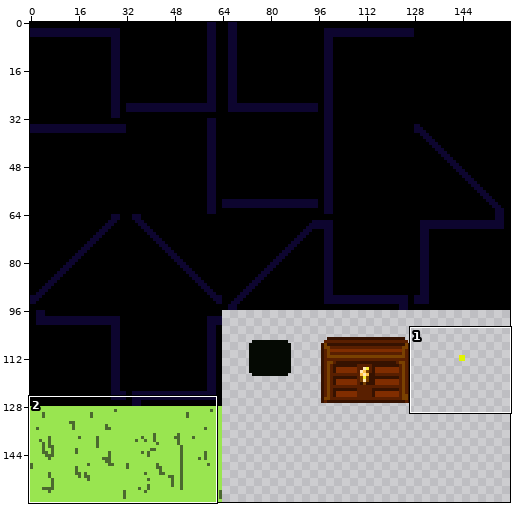
Sprite sheet: files/testcity_tileset.png. Above, an overview of the earlier version with the close-up marked.
Close-up. First the earlier version:
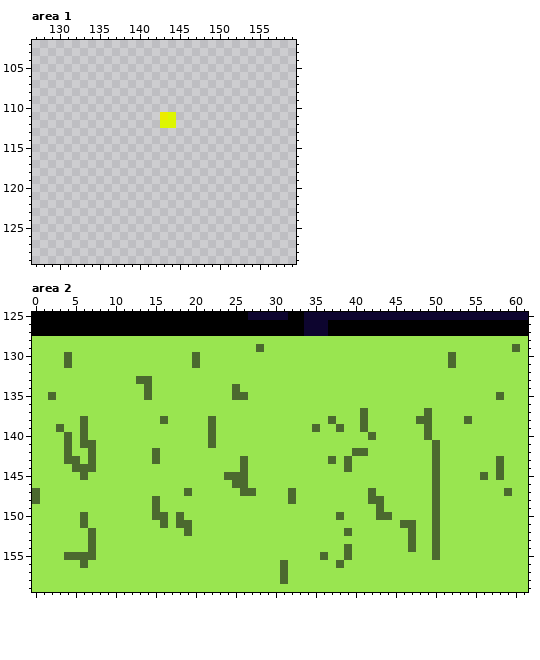
The file is 160x160 pixels. Shown: area 1: x 127..159, y 102..129; area 2: x 0..61, y 125..159. The commit also changed other parts of the picture, which this record leaves out.
And afterwards:
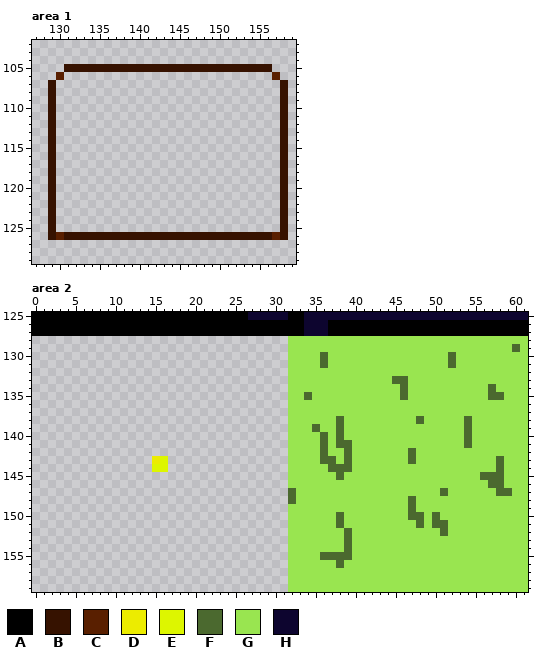
Palette (. is transparent): A #000000  B #361200  C #591f00  D #ecec00  E #ddf600  F #4b692f  G #99e550  H #0d052f
Diff:
Changed rows in their new state; - is an unchanged pixel.
Area 1:
first column x 129:
105 --BBBBBBBBBBBBBBBBBBBBBBBBBB--
106 -C--------------------------C-
107 B----------------------------B
108 B----------------------------B
109 B----------------------------B
110 B----------------------------B
111 B-------------..-------------B
112 B-------------..-------------B
113 B----------------------------B
114 B----------------------------B
115 B----------------------------B
116 B----------------------------B
117 B----------------------------B
118 B----------------------------B
119 B----------------------------B
120 B----------------------------B
121 B----------------------------B
122 B----------------------------B
123 B----------------------------B
124 B----------------------------B
125 B----------------------------B
126 BCBBBBBBBBBBBBBBBBBBBBBBBBBBCB
Area 2:
first column x 0:
128 ................................---------------------------
129 ................................---------------------------
130 ................................----F----------------------
131 ................................----F----------------------
132 ................................---------------------------
133 ................................-------------FF------------
134 ................................--------------F----------F-
135 ................................--F-----------F----------F-
136 ................................---------------------------
137 ................................---------G-------G---------
138 ................................-----GF--G-------G---------
139 ................................---------G-------G----F----
140 ................................----F-F---G------G----F----
141 ................................----F-FF----------G---F----
142 ................................----F--FGG-----F--G--------
143 ...............DE...............----F----------F--G--------
144 ...............EE...............-----FF-----------G--------
145 ................................------F-----------G------F-
146 ................................------------------G------FF
147 ................................----------G-------GF------F
148 ................................----------GG---F--G--------
149 ................................-----------G---F--G--------
150 ................................-----------GG--FF----------
151 ................................------F-------GGF--F-------
152 ................................---------------G--GF-------
153 ................................-------F-------G--G--------
154 ................................---------------G--G--------
155 ................................-----FF-----------G--------
156 ................................---------------------------
157 ................................---------------------------
158 ................................---------------------------
159 ................................---------------------------
